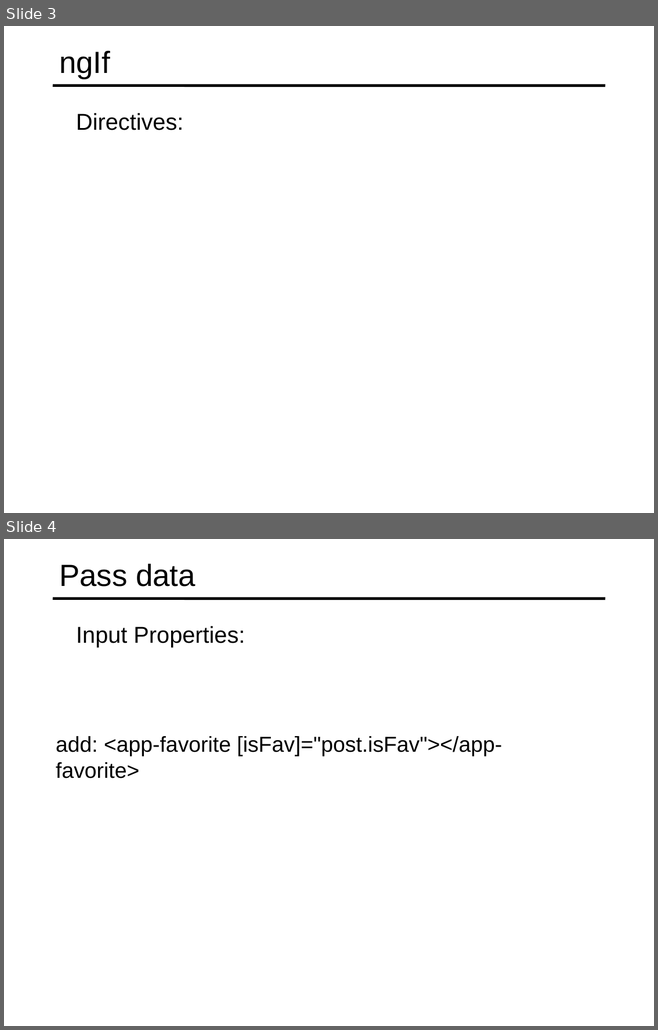
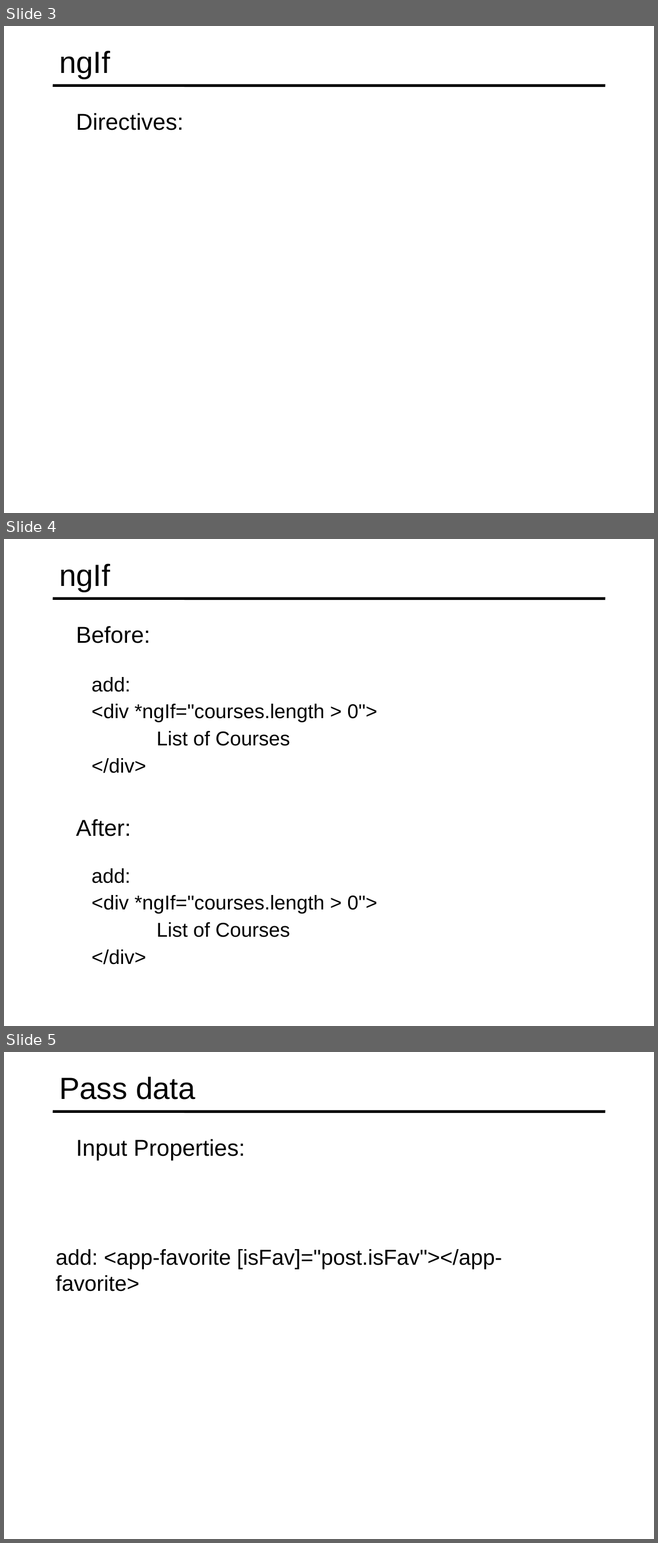
Before and after one commit to specter01wj/Jago_Link_Training, a slide deck: Angular/Angular7/Angular Advanced Course/Essentials/4.Directives/L4_Directives.ppt. Shown one above the other, each under a label of ours: slides 3 and 4 before the commit, slides 3, 4 and 5 after it. The pictures are 658x1030 and 658x1543 pixels, drawn with LibreOffice and Linux fonts; fonts in the diff are those of the drawing. Boxes give left, top, right and bottom in pixels: in the first picture for what was removed or moved away, otherwise in the second. Text is boxed around its words. In the diff, an @@ line names an element or a change of style, - is before the commit and + after.

Commit message:
09/05/2019 v1

```diff
--- a/Angular/Angular7/Angular Advanced Course/Essentials/4.Directives/L4_Directives.ppt
+++ b/Angular/Angular7/Angular Advanced Course/Essentials/4.Directives/L4_Directives.ppt
@@ slide 4 added at box(4, 539, 654, 1026), background #FFFFFF; not listed: 1 template element that a slide beside it also shows @@
@@ title added at box(59, 563, 110, 592), 34 pt, text #000000 @@
+ngIf
@@ text added at box(76, 626, 150, 643), 25.5 pt, text #000000 @@
+  Before:
@@ text added at box(92, 677, 378, 773), 22.2 pt, text #000000 @@
+  add:
+  <div *ngIf="courses.length > 0">
+  List of Courses
+  </div>
@@ text added at box(76, 819, 131, 837), 25.5 pt, text #000000 @@
+  After:
@@ text added at box(92, 868, 378, 965), 22.2 pt, text #000000 @@
+  add:
+  <div *ngIf="courses.length > 0">
+  List of Courses
+  </div>
@@ what was slide 4 is now slide 5 @@
```
